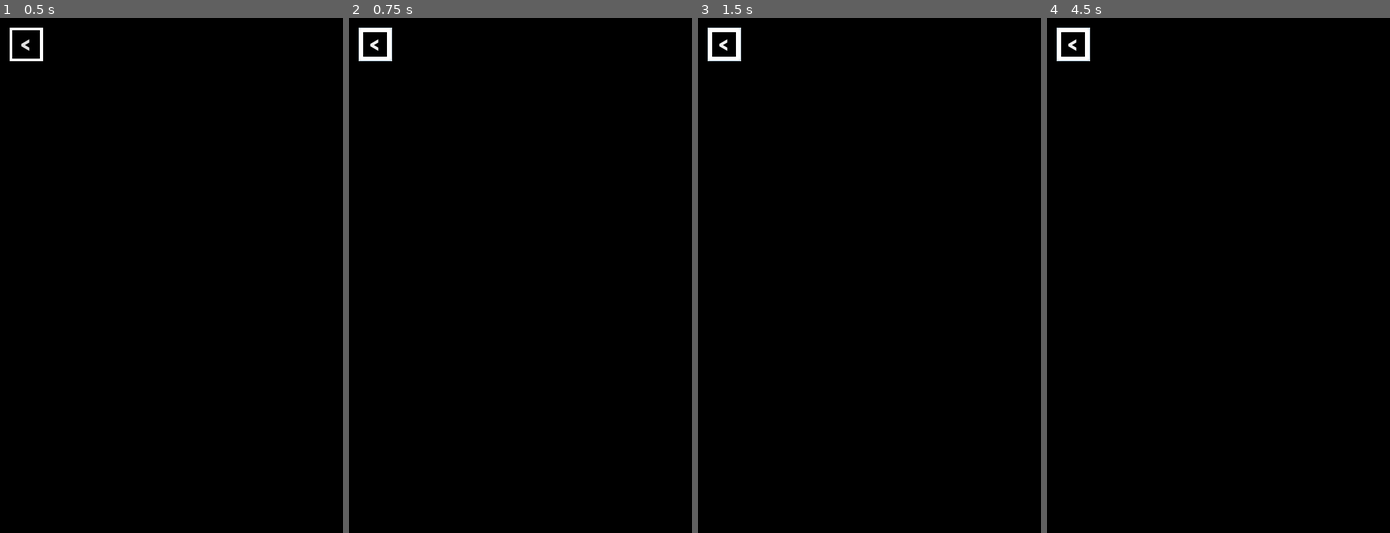
Above: before the commit, frames 1-4 (left to right).
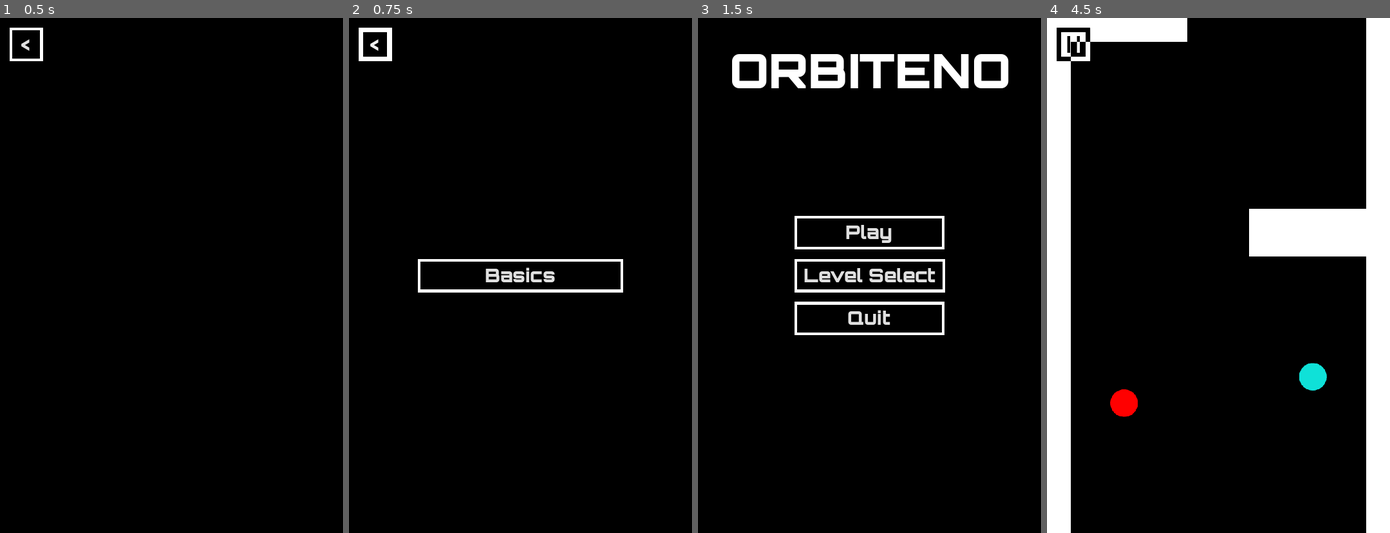
Above: after the commit, the same moments.

Repository: Skunkynator/Orbiteno
Game: Godot game, scene res://menu/level_select.tscn
Same seed, same stepped clock (60 frames per second), same inputs: the game is played once before the commit and once after it. This scene is started directly instead of the project's main scene.
Inputs (mouse positions are in pixels of both pictures, inside the frame that each line leads up to):
- Up to frame 1 (0.5 s): no input
- Up to frame 2 (0.75 s): click "<" at 0.5 s
- Up to frame 3 (1.5 s): click "<" at 1.25 s
- Up to frame 4 (4.5 s): click (1218, 234) at 2 s, where only the run after the commit has a clickable "Play"; click (1074, 43) at 2.75 s, where only the run after the commit has a clickable "| |"; click (1074, 43) at 3.5 s, where only the run after the commit has a clickable "| |"; click (1074, 43) at 4.25 s, where only the run before the commit has a clickable "<"

Frame 1 is identical in both runs. In frame 2, 1.2% of the frame differs, in the area x 2-80%, y 1-54%; in frame 3, 6.2%; in frame 4, 19%, in the area x 0-100%, y 0-100%.

Commit message:
Fix back button in level menu not working

Diff:
--- a/menu/level_select.tscn
+++ b/menu/level_select.tscn
@@ -57,3 +57,5 @@
 size_flags_horizontal = 3
 size_flags_vertical = 3
 columns = 4
+
+[connection signal="pressed" from="BackBtn" to="." method="back_btn_pressed"]
